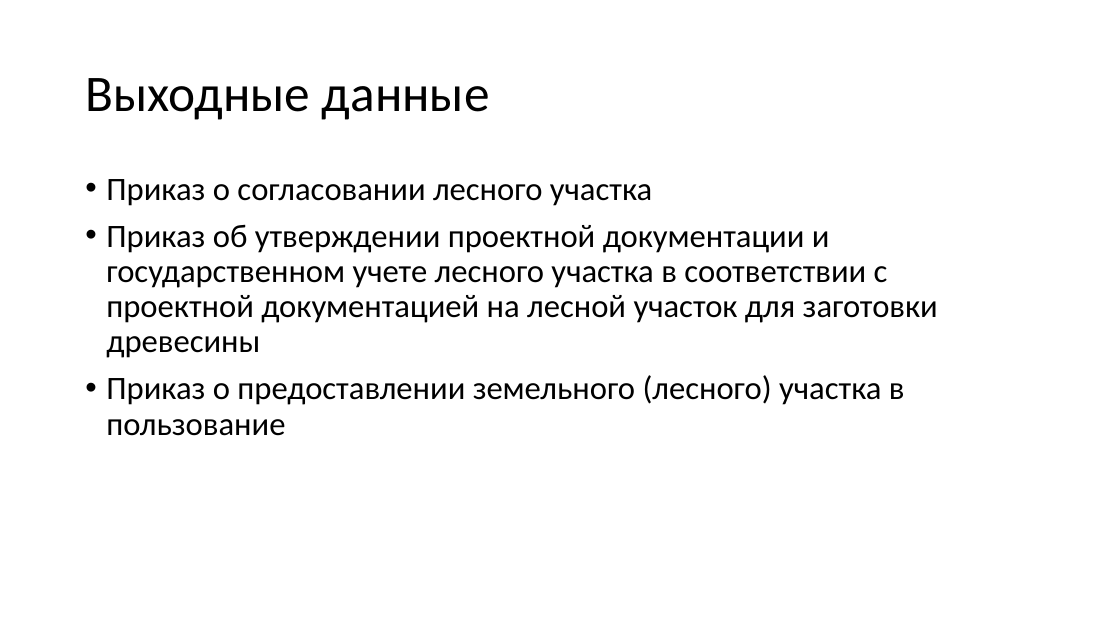
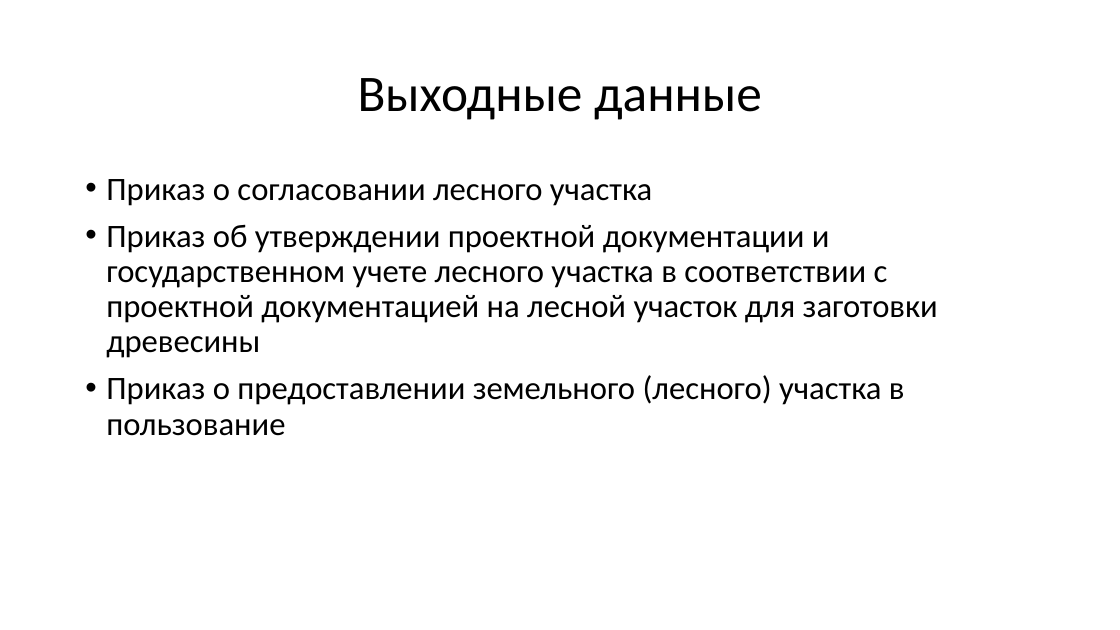
Before and after one commit to mcdodik20008/docs, a slide deck: slide 12 of Презентация.pptx (slide 9 before the commit). Drawn at 1120x630 pixels with LibreOffice and Linux fonts; fonts in the diff are those of the drawing. Boxes give left, top, right and bottom in pixels: in the first picture for what was removed or moved away, otherwise in the second. Text is boxed around its words. In the diff, an @@ line names an element or a change of style, - is before the commit and + after.

```diff
--- a/Презентация.pptx
+++ b/Презентация.pptx
@@ title "Выходные данные" at [358, 78, 762, 120]: text colour #000000 to #303030; alignment left to centre @@
```
Also in this commit, not shown: 8 other slides changed, 4 slides added, 1 other file.
